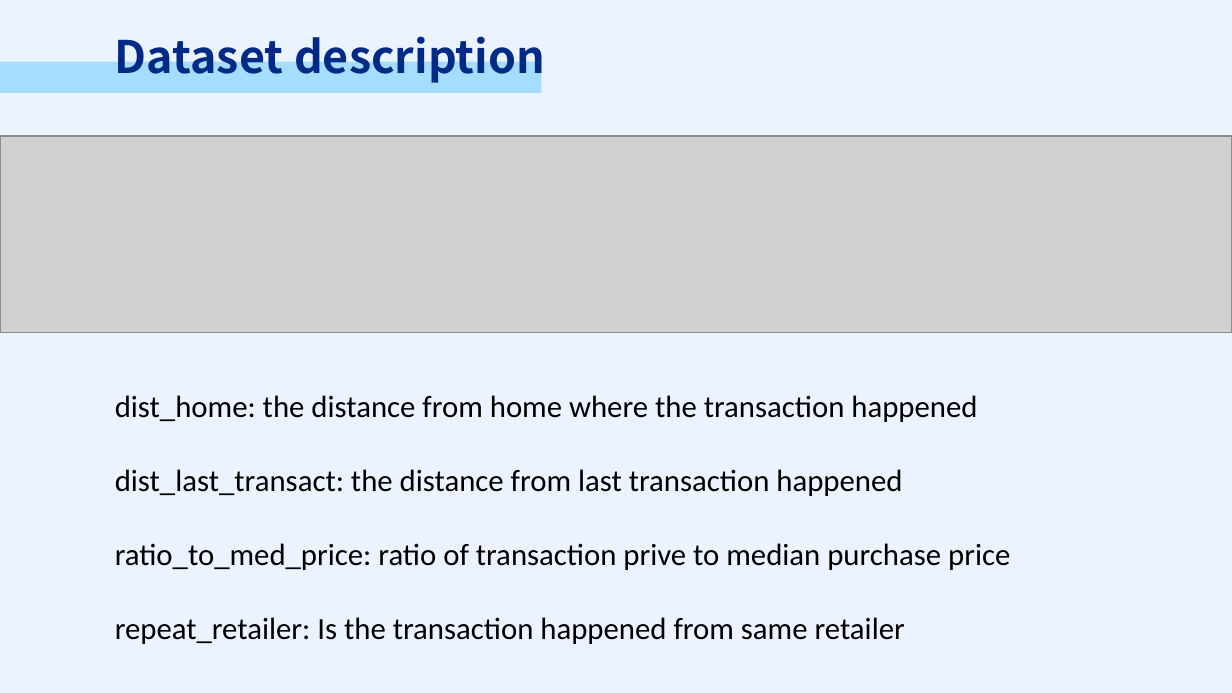
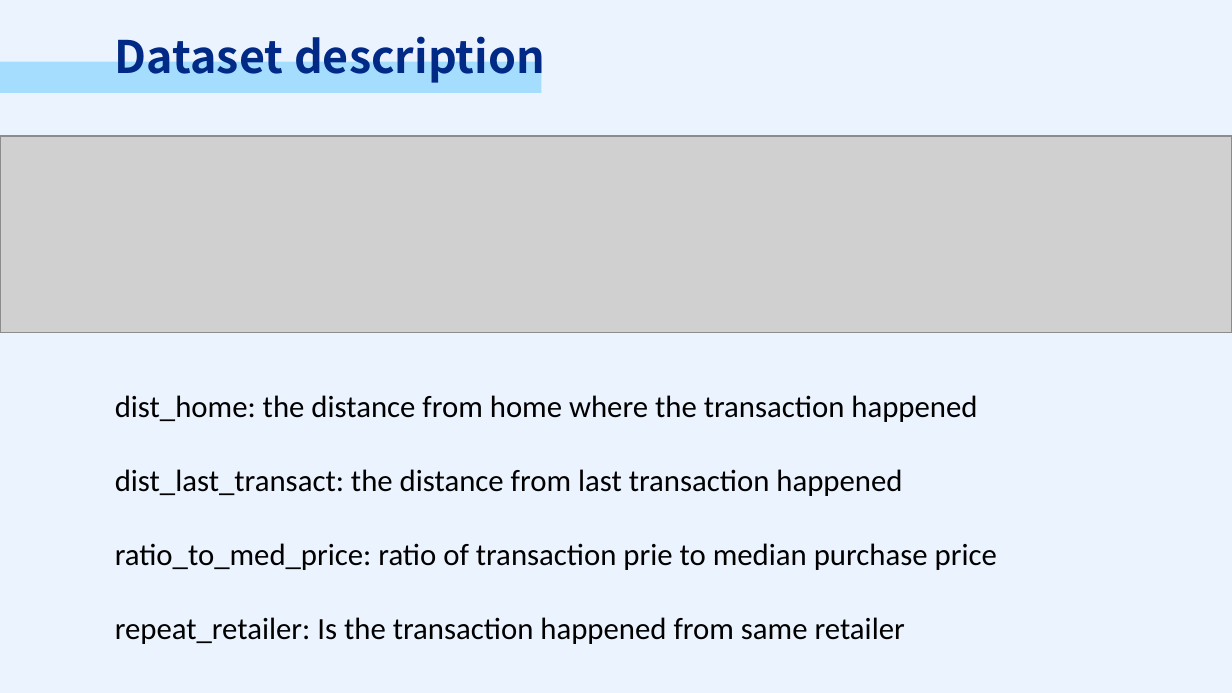
Before and after one commit to PSTAT197-F23/PSTAT197A_FP_Group1, a slide deck: slide 5 of scripts/drafts/PRESENTATION.pptx. Drawn at 1232x693 pixels with LibreOffice and Linux fonts; fonts in the diff are those of the drawing; grey boxes stand for pictures. Boxes give left, top, right and bottom in pixels: in the first picture for what was removed or moved away, otherwise in the second. Text is boxed around its words. In the diff, an @@ line names an element or a change of style, - is before the commit and + after.

```diff
--- a/scripts/drafts/PRESENTATION.pptx
+++ b/scripts/drafts/PRESENTATION.pptx
@@ text at box(115, 543, 997, 570): text changed @@
-ratio_to_med_price: ratio of transaction prive to median purchase price
+ratio_to_med_price: ratio of transaction prie to median purchase price
```
Also in this commit, not shown: 2 other slides changed, 1 slide added, 3 slides removed.
